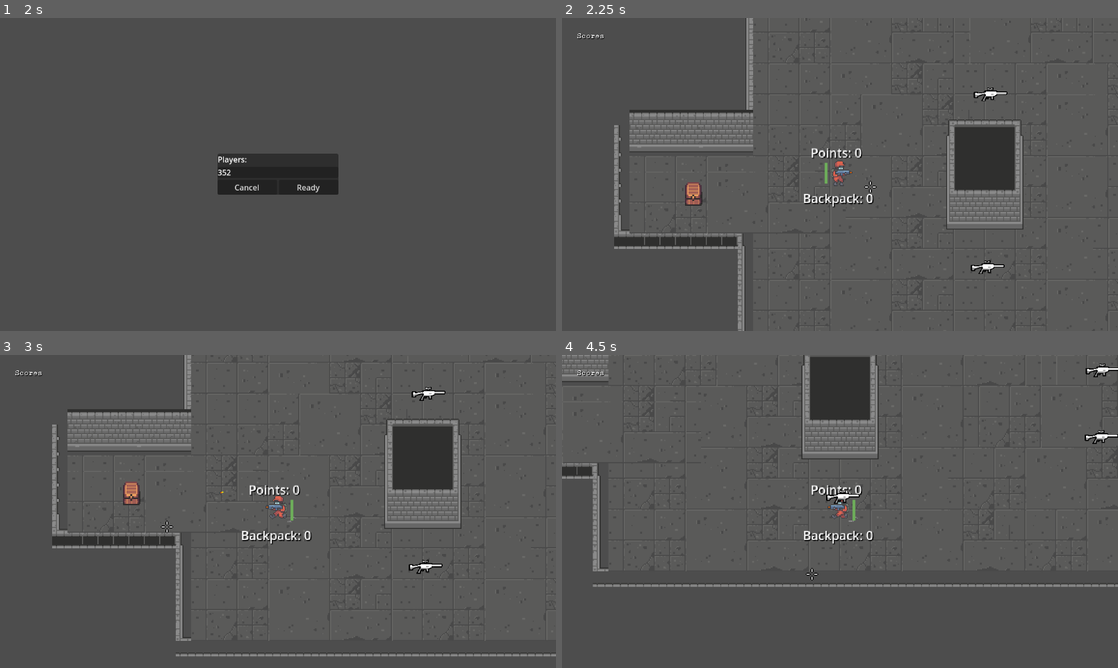
Above: before the commit, frames 1-4 (two rows, left to right).
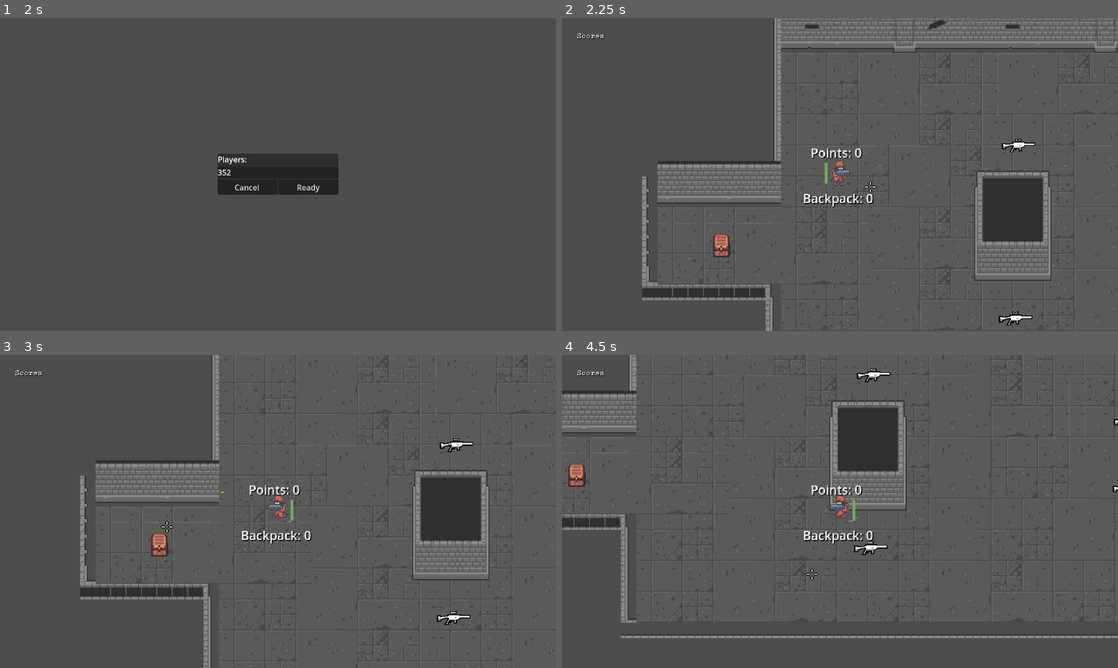
Above: after the commit, the same moments.

Repository: Milwer7/Tiamat-Studios-Game
Game: Godot game, scene res://scenes/start_menu.tscn
The game is run twice, just before and just after one commit, with the same random seed, the same clock (stepped at 60 frames per second) and the same inputs.
Inputs (mouse positions are in pixels of both pictures, inside the frame that each line leads up to):
- Up to frame 1 (2 s): tap Enter at 0.5 s; move the mouse to (400, 158) at 0.52 s; hold D (move_right) 0.53-1.25 s; hold Enter 0.53-1.25 s; click "Host" at 1.25 s
- Up to frame 2 (2.25 s): click "Ready" at 2 s
- Up to frame 3 (3 s): move the mouse to (166, 527) at 2.77 s; hold S (move_down) from 2.78 s (still down); click (166, 527) at 2.85 s
- Up to frame 4 (4.5 s): tap Enter at 3.05, 4.35 s; move the mouse to (895, 442) at 3.52 s; release S (move_down) at 3.53 s; hold D (move_right) 3.53-4.28 s; hold Enter 3.53-4.28 s; tap E (pick) at 3.6 s; move the mouse to (812, 574) at 4.27 s; hold W (move_up) from 4.28 s (still down)

Frame 1 is identical in both runs. In frame 2, 15% of the frame differs, in the area x 9-100%, y 0-100%; in frame 3, 14%; in frame 4, 11%.
Error in both runs: Cannot call method 'get_unique_id' on a null value. (res://scripts/lobby.gd:98)

Commit message:
teamselector

Diff:
--- a/scenes/lobby.tscn
+++ b/scenes/lobby.tscn
@@ -20,6 +20,7 @@
 
 [node name="Start" type="VBoxContainer" parent="PanelContainer/MarginContainer"]
 unique_name_in_owner = true
+visible = false
 custom_minimum_size = Vector2(250, 0)
 layout_mode = 2
 
@@ -64,7 +65,6 @@
 
 [node name="Pending" type="VBoxContainer" parent="PanelContainer/MarginContainer"]
 unique_name_in_owner = true
-visible = false
 custom_minimum_size = Vector2(250, 0)
 layout_mode = 2
 
--- a/scenes/main.tscn
+++ b/scenes/main.tscn
@@ -4955,13 +4955,18 @@
 [node name="Markers" type="Node2D" parent="."]
 
 [node name="Player1Spawn" type="Marker2D" parent="Markers"]
-position = Vector2(138, 259)
+position = Vector2(109, 206)
 scale = Vector2(0.5, 0.5)
 gizmo_extents = 36.0
 
 [node name="Player2Spawn" type="Marker2D" parent="Markers"]
-position = Vector2(982, 260)
+position = Vector2(1006, 243)
 scale = Vector2(0.5, 0.5)
+gizmo_extents = 36.0
+
+[node name="Player3Spawn" type="Marker2D" parent="Markers"]
+position = Vector2(101, 350)
+scale = Vector2(0.25, 0.25)
 gizmo_extents = 36.0
 
 [node name="Interactive" type="Node2D" parent="."]
@@ -5001,7 +5006,7 @@
 scale = Vector2(0.3, 0.3)
 
 [node name="HealingZone" parent="Interactive" instance=ExtResource("6_jw0bp")]
-position = Vector2(141, 261)
+position = Vector2(130, 268)
 scale = Vector2(3, 3)
 
 [node name="MultiplayerSpawner" type="MultiplayerSpawner" parent="."]
--- a/scripts/game.gd
+++ b/scripts/game.gd
@@ -4,3 +4,7 @@
 var players: Array = []
 var player_nodes = {}
 var names: Array = []
+var playerTeams = {}
+
+func setPlayerTeam(playerId, teamId):
+	playerTeams[playerId] = teamId
--- a/scripts/lobby.gd
+++ b/scripts/lobby.gd
@@ -1,7 +1,7 @@
 extends MarginContainer
 
 
-const MAX_PLAYERS = 2
+const MAX_PLAYERS = 3
 const PORT = 5409
 
 @onready var user = %User
@@ -110,6 +110,12 @@
 		if all_ok:
 			rpc("start_game")
 
+func onTeam1ButtonPressed():
+	rpc_id(1, "setPlayerTeam", 1)
+
+func onTeam2ButtonPressed():
+	rpc_id(1, "setPlayerTeam", 2)
+
 
 @rpc("any_peer", "call_local", "reliable")
 func start_game() -> void:
Not shown, added: Tiamat Studios Game.console.exe
Not shown, added: Tiamat Studios Game.exe
